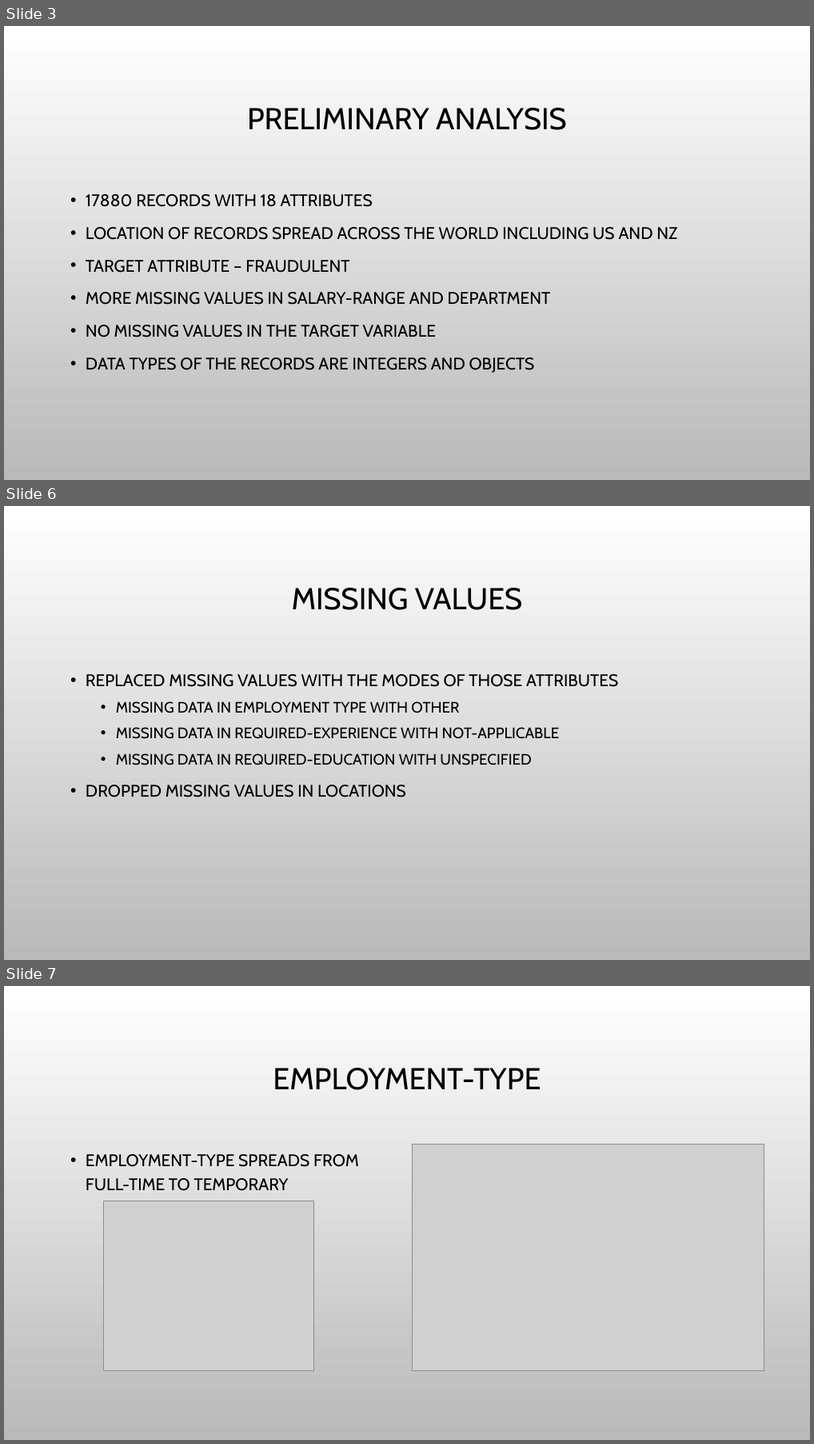
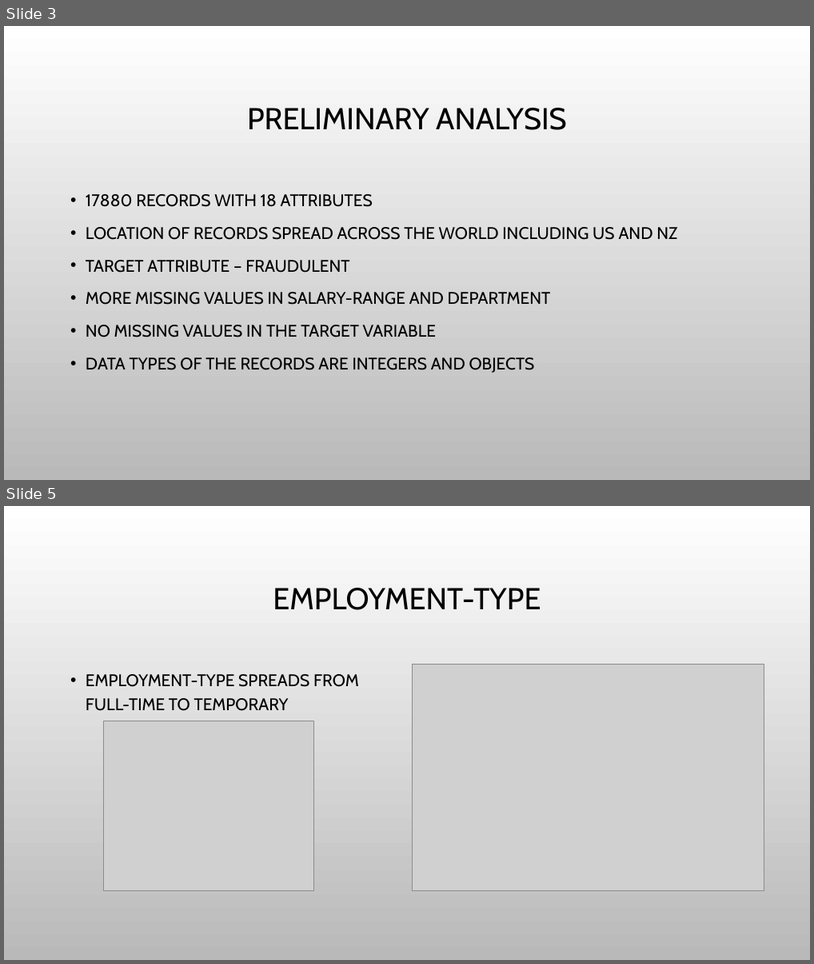
Before and after one commit to hjyoon16/Fake_Job_Post_Classification, a slide deck: 502projectPresentation.pptx. Shown one above the other, each under a label of ours: slides 3, 6 and 7 before the commit, slides 3 and 5 after it; the slides between them are not shown. The pictures are 814x1444 and 814x964 pixels, drawn with LibreOffice and Linux fonts; fonts in the diff are those of the drawing; grey boxes stand for pictures; background and template pictures are left out. Boxes give left, top, right and bottom in pixels: in the first picture for what was removed or moved away, otherwise in the second. Text is boxed around its words. In the diff, an @@ line names an element or a change of style, - is before the commit and + after.

```diff
--- a/502projectPresentation.pptx
+++ b/502projectPresentation.pptx
@@ slide 6 removed at (4,506,810,960), background picture (left out) @@
@@ title removed at (292,588,522,610) @@
-MISSING VALUES
@@ text removed at (86,674,618,797) @@
-• REPLACED MISSING VALUES WITH THE MODES OF THOSE ATTRIBUTES
-  • MISSING DATA IN EMPLOYMENT TYPE WITH OTHER
-  • MISSING DATA IN REQUIRED-EXPERIENCE WITH NOT-APPLICABLE
-  • MISSING DATA IN REQUIRED-EDUCATION WITH UNSPECIFIED
-• DROPPED MISSING VALUES IN LOCATIONS
@@ what was slide 7 is now slide 5 @@
```
Also in this commit, not shown: 2 slides changed, 4 other slides removed.
